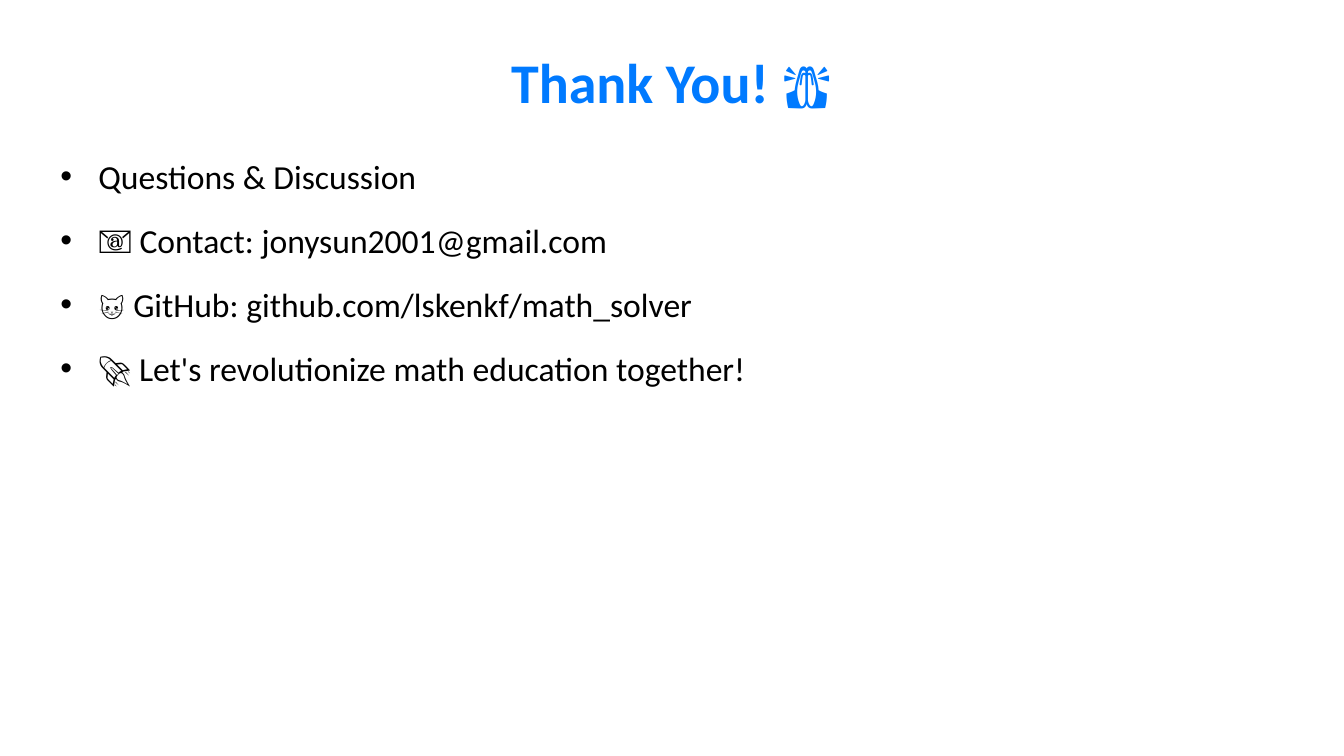
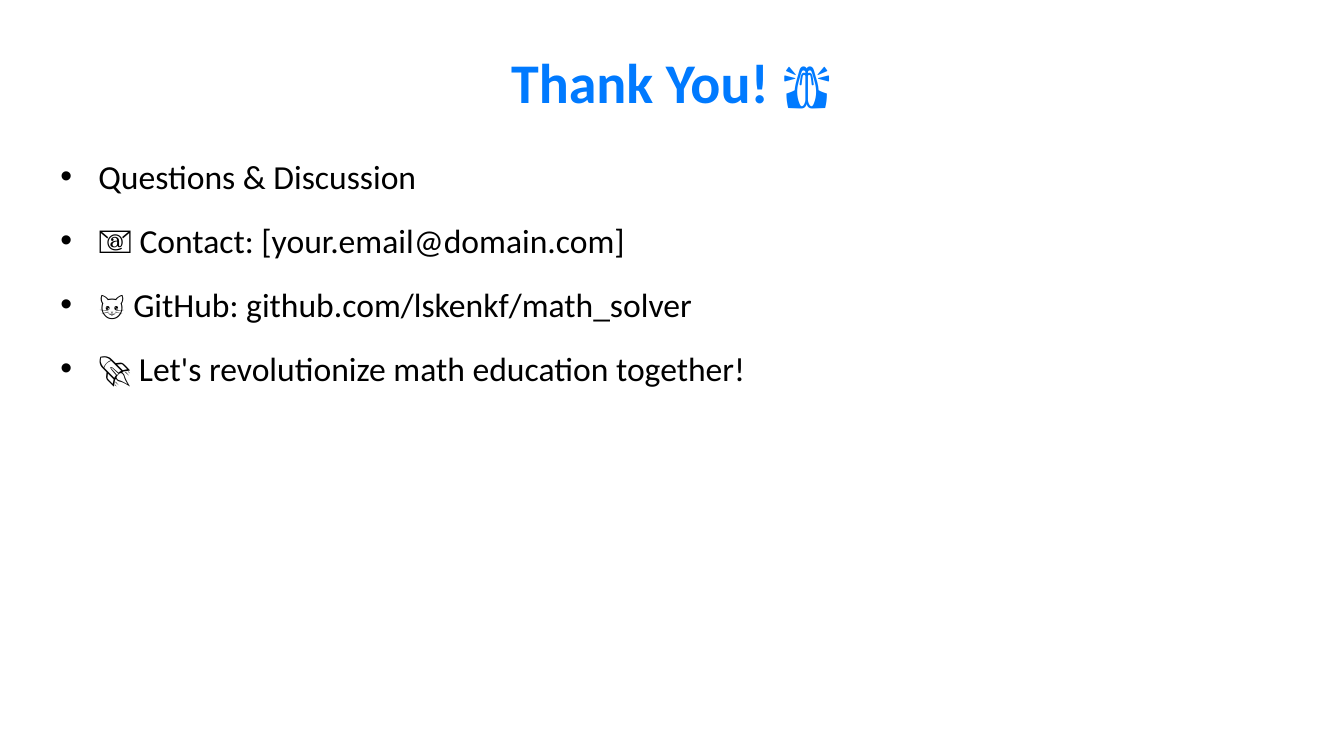
Before and after one commit to lskenkf/math_solver, a slide deck: slide 14 of Math_Solver_Refined_Presentation.pptx (slide 12 before the commit). Drawn at 1344x756 pixels with LibreOffice and Linux fonts; fonts in the diff are those of the drawing. Boxes give left, top, right and bottom in pixels: in the first picture for what was removed or moved away, otherwise in the second. Text is boxed around its words. In the diff, an @@ line names an element or a change of style, - is before the commit and + after.

```diff
--- a/Math_Solver_Refined_Presentation.pptx
+++ b/Math_Solver_Refined_Presentation.pptx
@@ text at (140, 228, 624, 259): text changed @@
-• 📧 Contact: jonysun2001@gmail.com
+• 📧 Contact: [your.email@domain.com]
```
Also in this commit, not shown: 4 other slides changed, 3 slides added, 1 slide removed, 29 other files.
